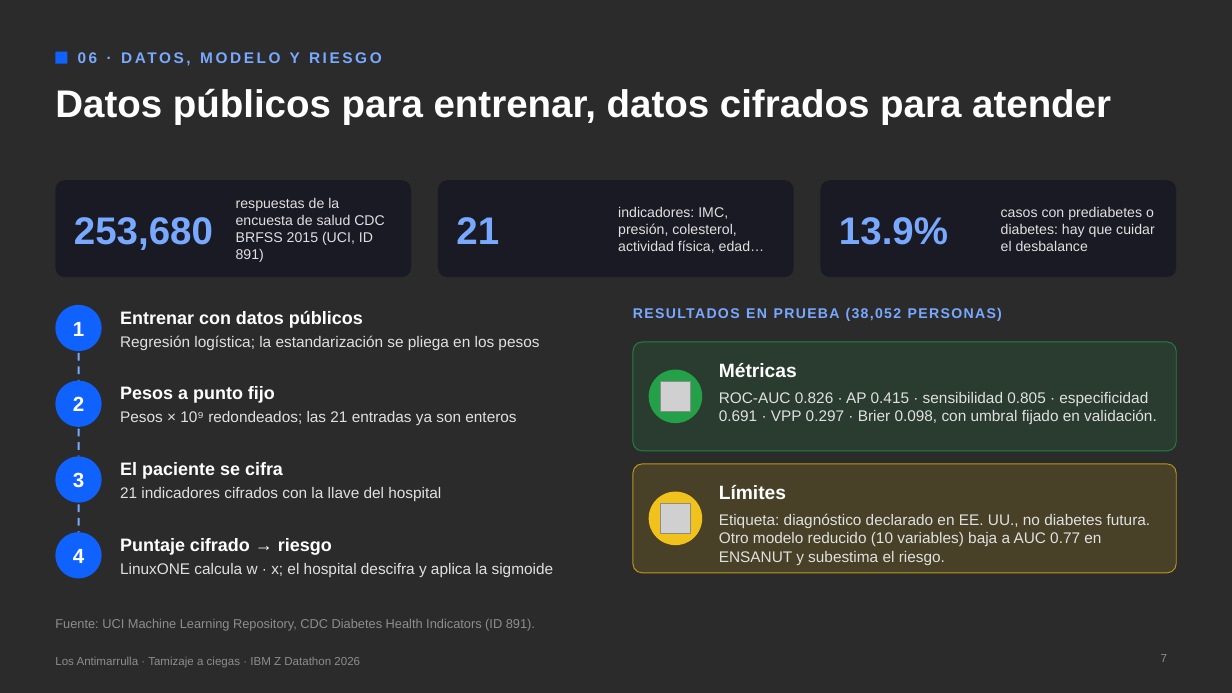
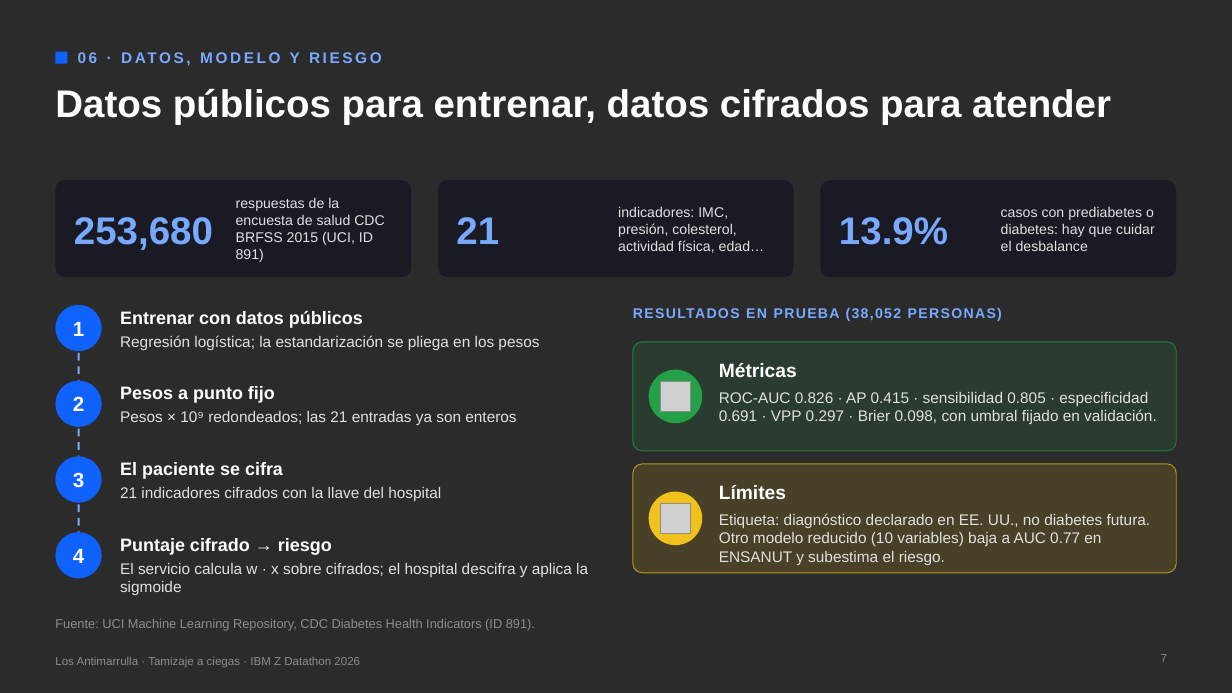
Before and after one commit to UACJ-MIAAD/antimarrulla-ibmz-datathon-2026, a slide deck: slide 7 of submission/Los_Antimarrulla_Pitch_Tamizaje.pptx. Drawn at 1232x693 pixels with LibreOffice and Linux fonts; fonts in the diff are those of the drawing; grey boxes stand for pictures; background and template pictures are left out; a plain dark background stands for a picture behind light text. Boxes give left, top, right and bottom in pixels: in the first picture for what was removed or moved away, otherwise in the second. Text is boxed around its words. In the diff, an @@ line names an element or a change of style, - is before the commit and + after.

Commit message:
fix: modo final valida contenido de mediciones, labs, LinuxONE, video y revisión; --final exige limpieza demostrada; id con fullmatch; hash del código desplegado en la API; LinuxONE como destino en textos y deck (validación 4: R1, R2, R3)

```diff
--- a/submission/Los_Antimarrulla_Pitch_Tamizaje.pptx
+++ b/submission/Los_Antimarrulla_Pitch_Tamizaje.pptx
@@ text at (120,563,588,595): text changed @@
-LinuxONE calcula w · x; el hospital descifra y aplica la sigmoide
+El servicio calcula w · x sobre cifrados; el hospital descifra y aplica la sigmoide
```
Also in this commit, not shown: 2 other slides changed, 24 other files.
